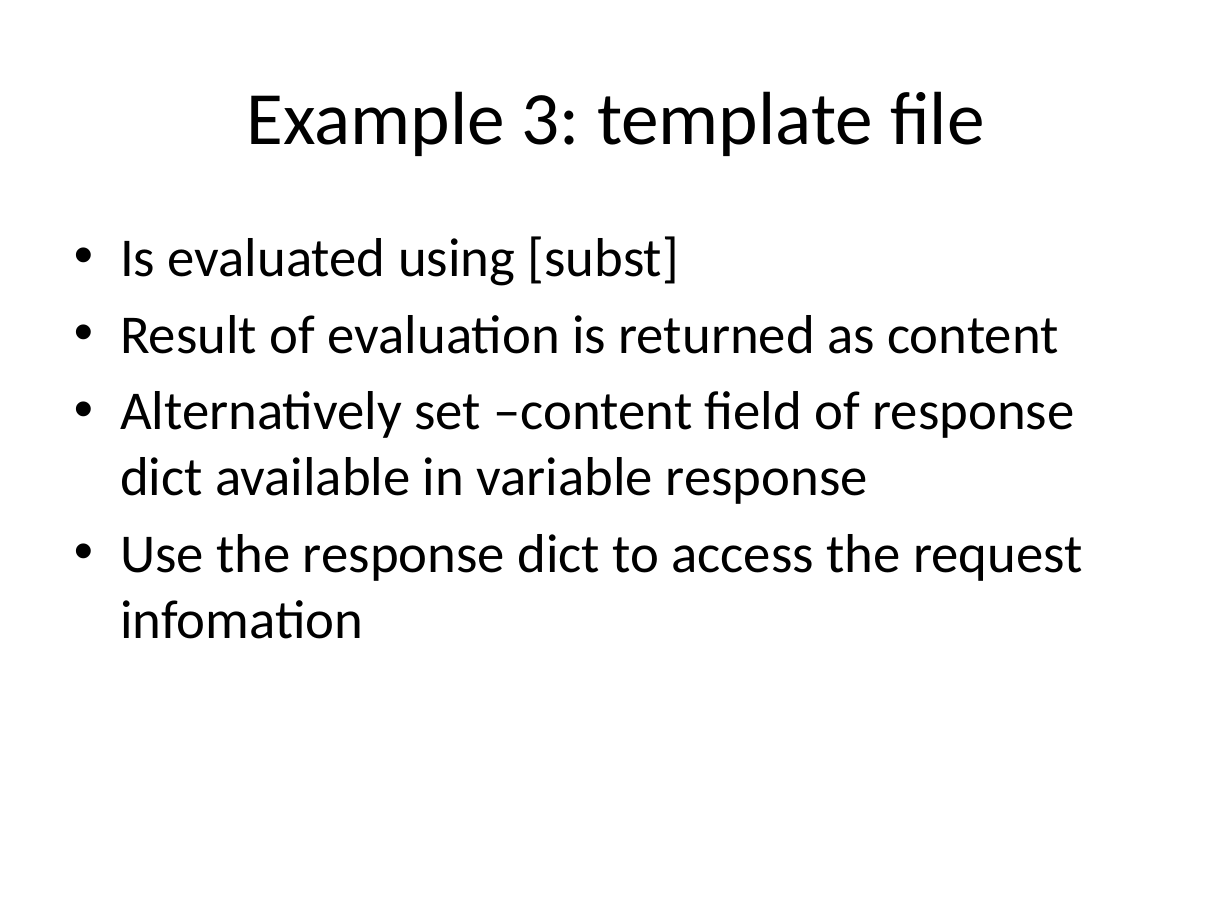
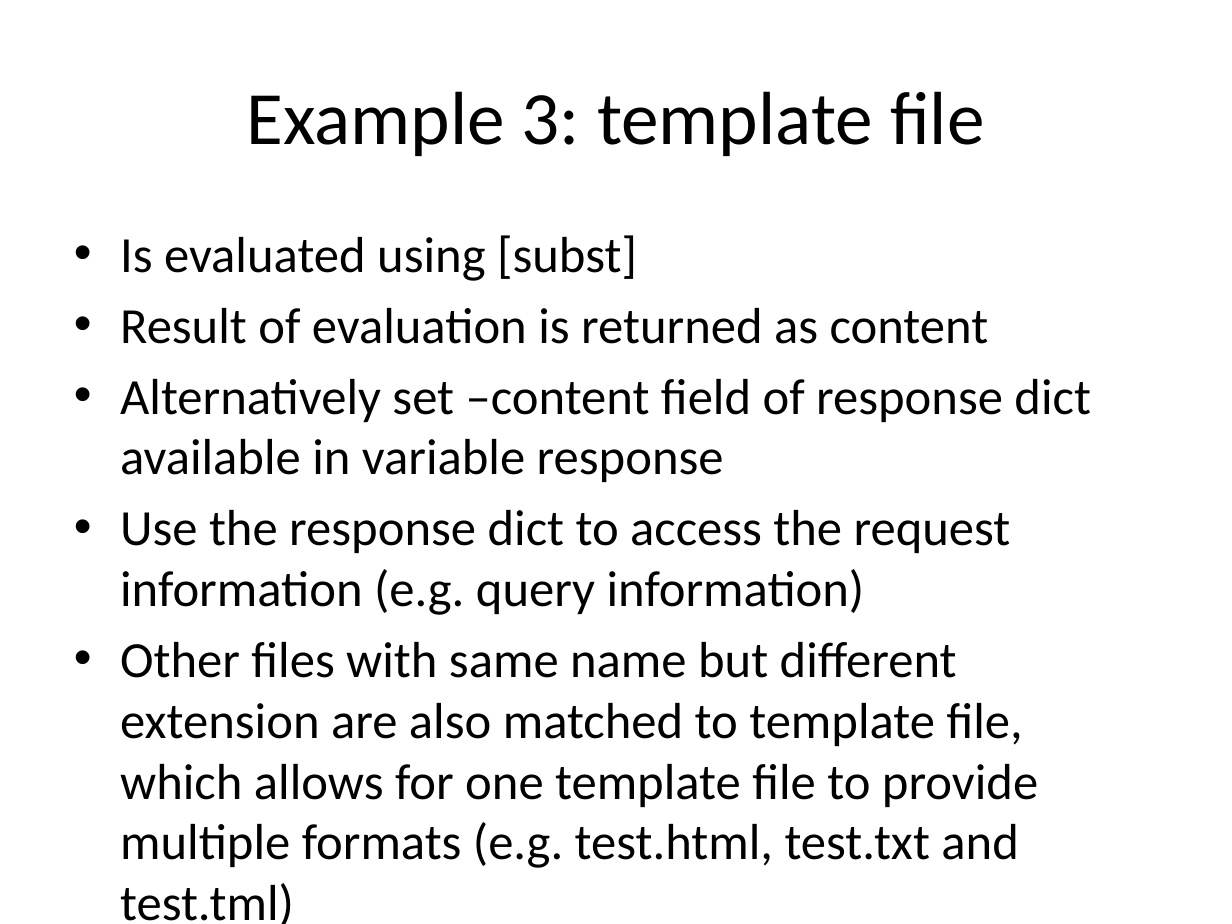
Before and after one commit to jdc8/wubwikit, a slide deck: slide 22 of wubexamples/Lets_Wub.pptx. Drawn at 1232x924 pixels with LibreOffice and Linux fonts; fonts in the diff are those of the drawing; background and template pictures are left out. Boxes give left, top, right and bottom in pixels: in the first picture for what was removed or moved away, otherwise in the second. Text is boxed around its words. In the diff, an @@ line names an element or a change of style, - is before the commit and + after.

```diff
--- a/wubexamples/Lets_Wub.pptx
+++ b/wubexamples/Lets_Wub.pptx
@@ text at [120, 235, 1090, 482]: size 32 to 29.6 pt in "Is evaluated using [subst]", "Result of evaluation is returned as content", "Alternatively set –content field of response dict ..." @@
@@ text at [120, 510, 1038, 924]: text changed; size 32 to 29.6 pt @@
-• Use the response dict to access the request infomation
+• Use the response dict to access the request information (e.g. query information)
+• Other files with same name but different extension are also matched to template file, which allows for one template file to provide multiple formats (e.g. test.html, test.txt and test.tml)
```
Also in this commit, not shown: 5 other slides changed, 10 slides added.
